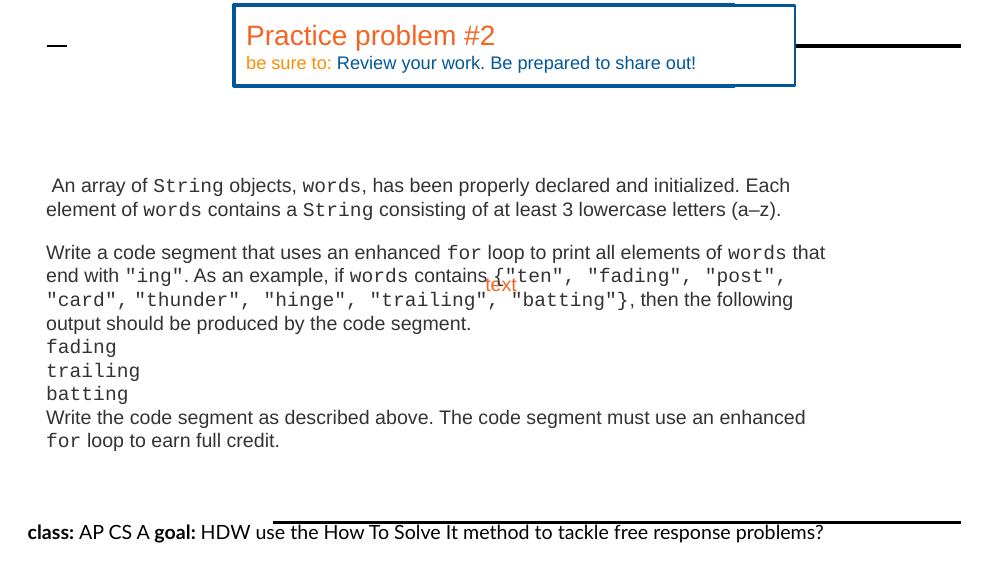
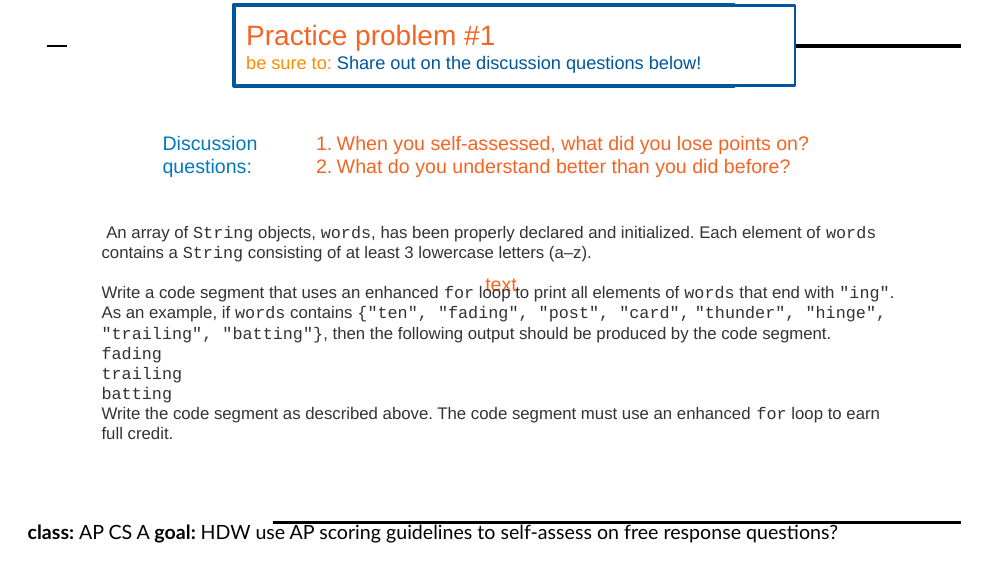
Before and after one commit to cobrien87/work, a slide deck: slide 7 of old/apcsa_3_2.pptx (slide 6 before the commit). Drawn at 1008x567 pixels with LibreOffice and Linux fonts; fonts in the diff are those of the drawing; background and template pictures are left out. Boxes give left, top, right and bottom in pixels: in the first picture for what was removed or moved away, otherwise in the second. Text is boxed around its words. In the diff, an @@ line names an element or a change of style, - is before the commit and + after.

```diff
--- a/old/apcsa_3_2.pptx
+++ b/old/apcsa_3_2.pptx
@@ text at <box>246,24,702,73</box>: text changed @@
-Practice problem #2
-be sure to: Review your work. Be prepared to share out!
+Practice problem #1
+be sure to: Share out on the discussion questions below!
@@ text added at <box>163,135,258,177</box>, 14 pt, text #007ABA @@
+Discussion
+questions:
@@ text added at <box>337,135,809,177</box>, 14 pt, text #F46524 @@
+1. When you self-assessed, what did you lose points on?
+2. What do you understand better than you did before?
@@ text "An array of String objects, ...": place and size @@
-text "An array of String objects, ..." at <box>46,177,826,451</box>
+text "An array of String objects, ..." at <box>102,226,887,439</box>
@@ text "An array of String objects, ..." at <box>102,226,887,439</box>: size 14 to 12 pt @@
@@ text at <box>28,523,838,543</box>: text changed @@
-class: AP CS A goal: HDW use the How To Solve It method to tackle free response problems?
+class: AP CS A goal: HDW use AP scoring guidelines to self-assess on free response questions?
```
Also in this commit, not shown: 4 other slides changed, 4 slides added, 3 slides removed, 15 other files.
